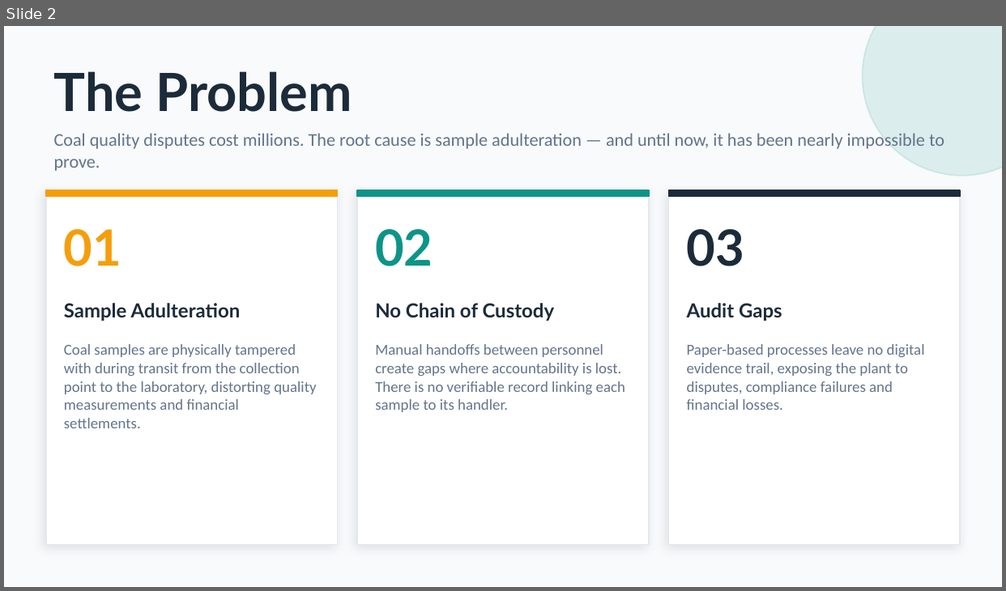
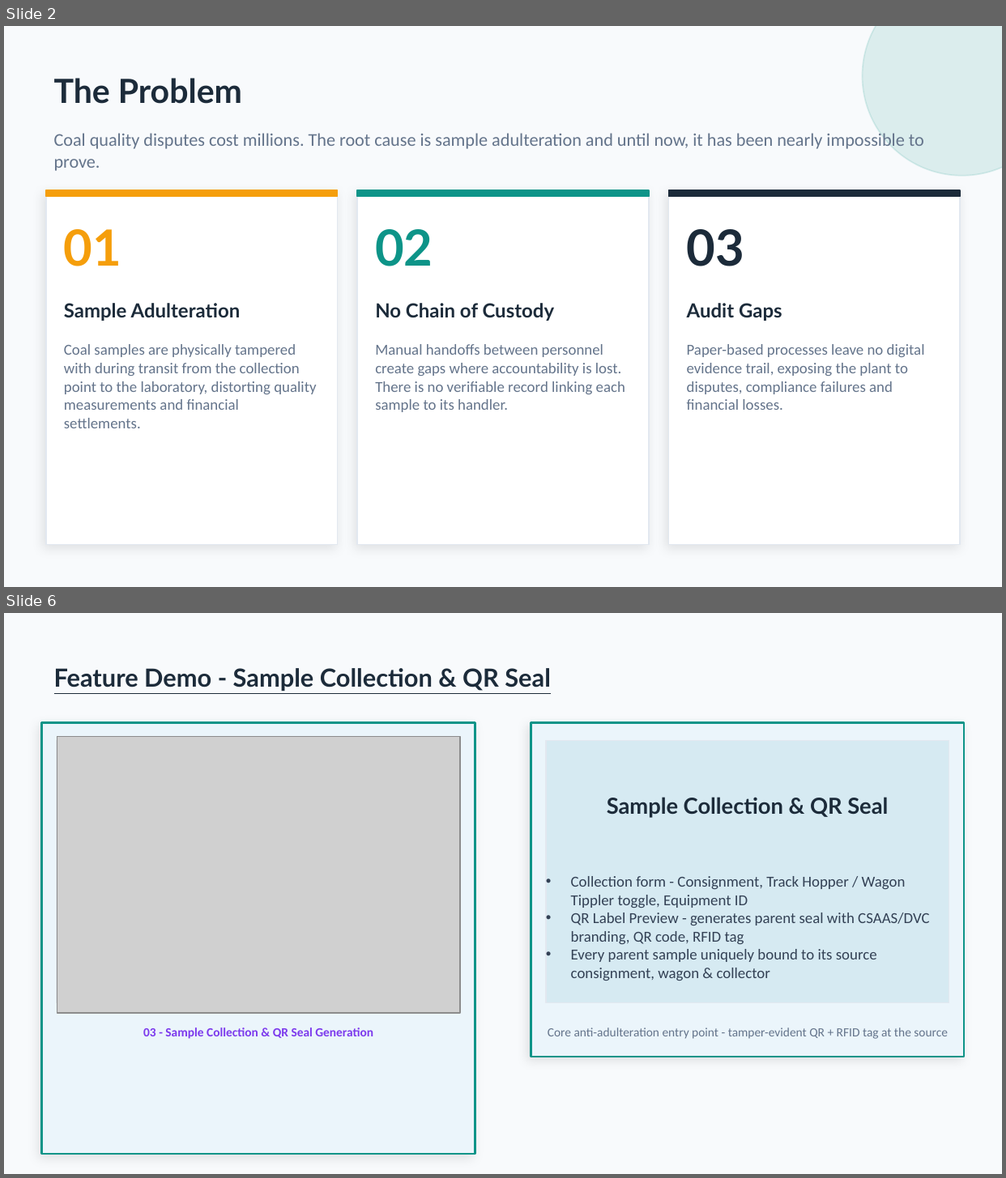
Before and after one commit to sudhansusekhar98/csaas, a slide deck: CSAAS_Presentation.pptx. Shown one above the other, each under a label of ours: slide 2 before the commit, slides 2 and 6 after it; the slides between them are not shown. The pictures are 1006x591 and 1006x1178 pixels, drawn with LibreOffice and Linux fonts; fonts in the diff are those of the drawing; grey boxes stand for pictures. Boxes give left, top, right and bottom in pixels: in the first picture for what was removed or moved away, otherwise in the second. Text is boxed around its words. In the diff, an @@ line names an element or a change of style, - is before the commit and + after.

```diff
--- a/CSAAS_Presentation.pptx
+++ b/CSAAS_Presentation.pptx
@@ slide 6 added at <box>4,613,1002,1174</box>, background #F8FAFC @@
@@ text added at <box>54,668,551,691</box>, 18 pt, text #1C2B3A, bold, underline @@
+Feature Demo - Sample Collection & QR Seal
@@ rectangle added at <box>42,723,475,1154</box>, fill #EBF5FB, outline #0D9488 1.5 pt @@
@@ rectangle added at <box>530,723,964,1057</box>, fill #EBF5FB, outline #0D9488 1.5 pt @@
@@ rectangle added at <box>57,741,460,1003</box>, fill #D6EAF2, outline #E2E8F0 1 pt @@
@@ picture added at <box>57,737,460,1013</box> @@
@@ rectangle added at <box>546,741,949,1003</box>, fill #D6EAF2, outline #E2E8F0 1 pt @@
@@ text added at <box>607,797,888,818</box>, 16 pt, text #1C2B3A, bold @@
+Sample Collection & QR Seal
@@ text added at <box>571,876,929,981</box>, 11 pt, text #334155 @@
+• Collection form - Consignment, Track Hopper / Wagon Tippler toggle, Equipment ID
+• QR Label Preview - generates parent seal with CSAAS/DVC branding, QR code, RFID tag
+• Every parent sample uniquely bound to its source consignment, wagon & collector
@@ text added at <box>143,1028,373,1039</box>, 9 pt, text #7C3AED, bold @@
+03 - Sample Collection & QR Seal Generation
@@ text added at <box>548,1028,948,1039</box>, 9 pt, text #64748B @@
+Core anti-adulteration entry point - tamper-evident QR + RFID tag at the source
@@ slide 2 changed as well @@
@@ text "The Problem" at <box>54,78,242,104</box>: size 38 to 24 pt @@
@@ text at <box>54,130,924,171</box>: text changed @@
-Coal quality disputes cost millions. The root cause is sample adulteration — and until now, it has been nearly impossible to prove.
+Coal quality disputes cost millions. The root cause is sample adulteration and until now, it has been nearly impossible to prove.
```
Also in this commit, not shown: 6 other slides changed, 6 other slides added, 1 slide removed, 4 other files.
